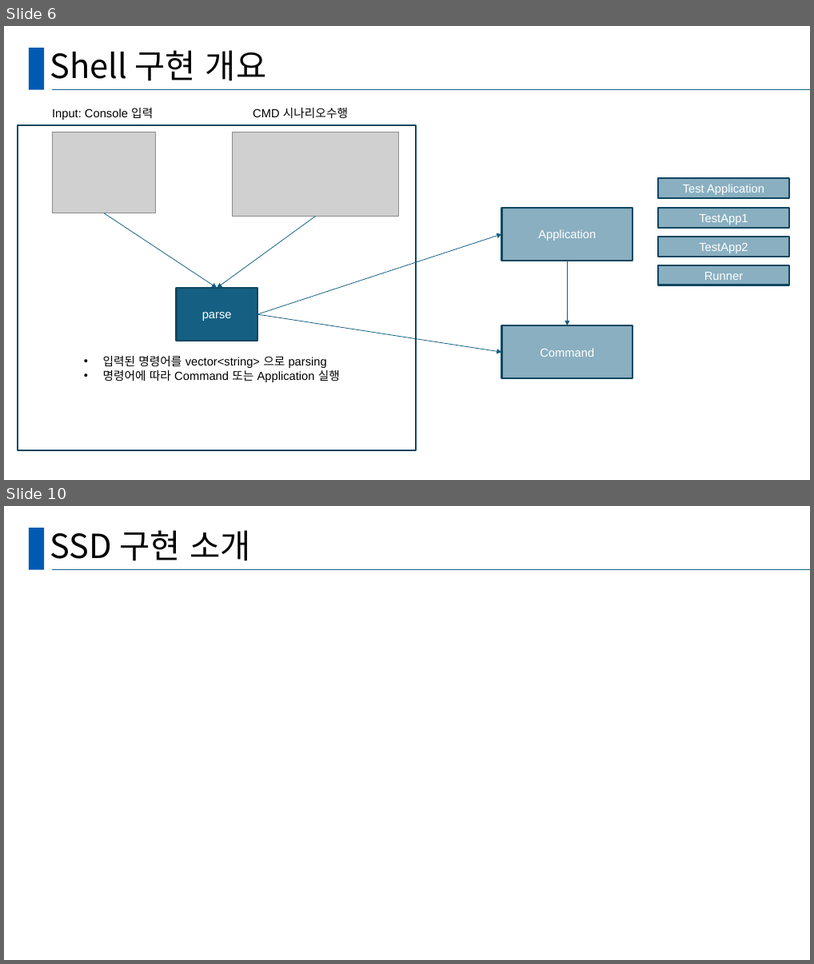
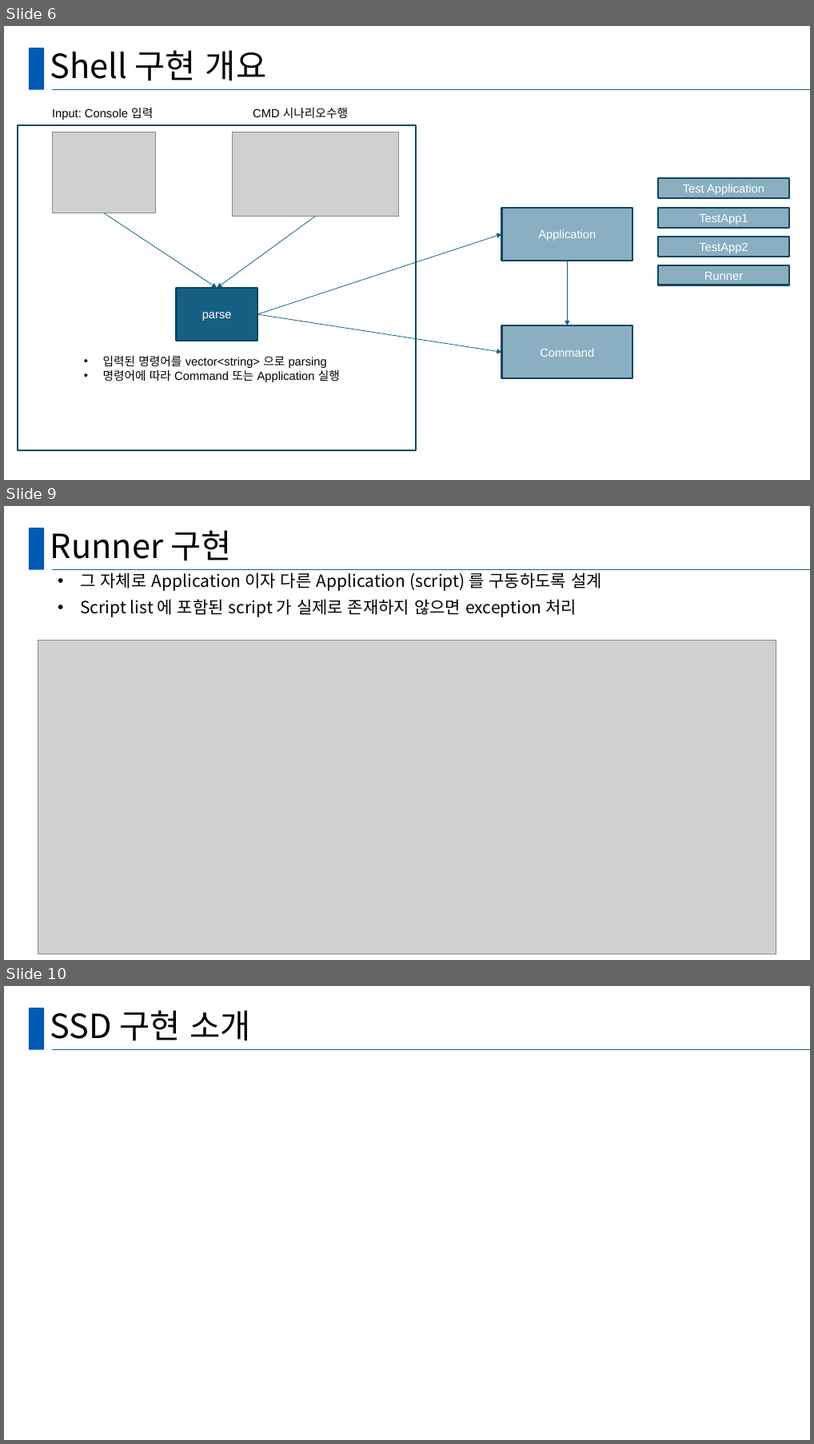
Before and after one commit to seungjun611/CRA_TeamProject_SSD, a slide deck: TeamProjectPPT_양승준.pptx. Shown one above the other, each under a label of ours: slides 6 and 10 before the commit, slides 6, 9 and 10 after it; the slides between them are not shown. The pictures are 814x964 and 814x1444 pixels, drawn with LibreOffice and Linux fonts; fonts in the diff are those of the drawing; grey boxes stand for pictures. Boxes give left, top, right and bottom in pixels: in the first picture for what was removed or moved away, otherwise in the second. Text is boxed around its words. In the diff, an @@ line names an element or a change of style, - is before the commit and + after.

```diff
--- a/TeamProjectPPT_양승준.pptx
+++ b/TeamProjectPPT_양승준.pptx
@@ slide 9 added at (x1=4, y1=506, x2=810, y2=960), background #FFFFFF; not listed: 2 template elements that a slide beside it also shows @@
@@ title added at (x1=50, y1=530, x2=232, y2=561), 39.6 pt, text #000000 @@
+Runner 구현
@@ text added at (x1=80, y1=572, x2=602, y2=617), 20 pt, text #000000 @@
+• 그 자체로 Application 이자 다른 Application (script) 를 구동하도록 설계
+• Script list 에 포함된 script 가 실제로 존재하지 않으면 exception 처리
@@ picture added at (x1=38, y1=640, x2=777, y2=954) @@
```
Also in this commit, not shown: 1 slide changed, 1 other slide added, 2 slides removed, 3 other files.
